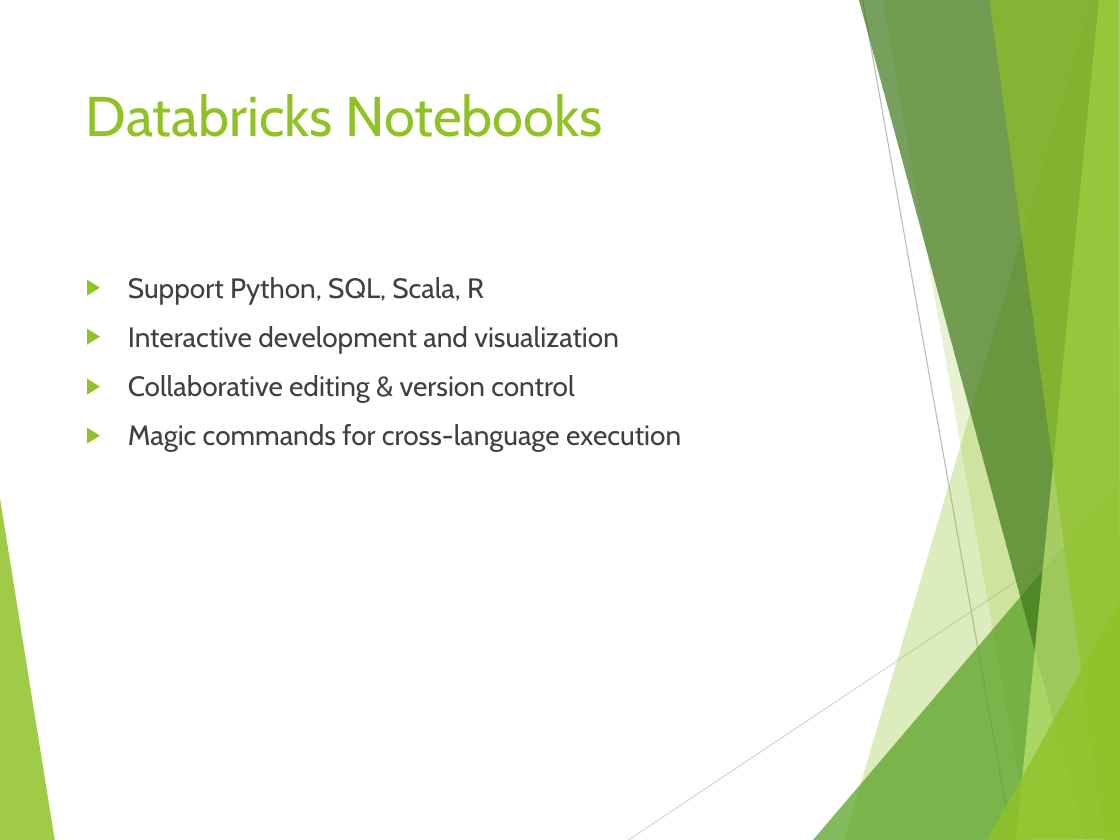
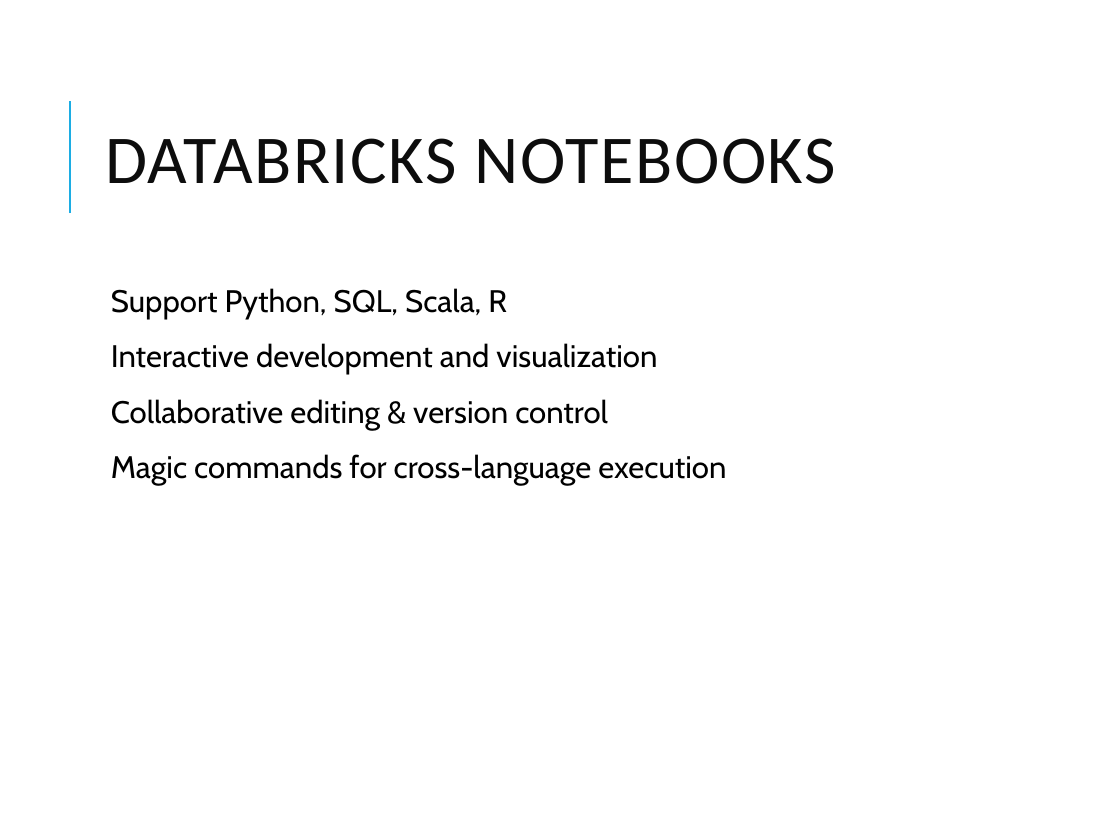
Before and after one commit to vivek1570/DE-Content-WithSnowflakes, a slide deck: slide 6 of Week-1/Day-5/Databricks_Lakehouse_Overview.pptx (slide 5 before the commit). Drawn at 1120x840 pixels with LibreOffice and Linux fonts; fonts in the diff are those of the drawing. Boxes give left, top, right and bottom in pixels: in the first picture for what was removed or moved away, otherwise in the second. Text is boxed around its words. In the diff, an @@ line names an element or a change of style, - is before the commit and + after.

```diff
--- a/Week-1/Day-5/Databricks_Lakehouse_Overview.pptx
+++ b/Week-1/Day-5/Databricks_Lakehouse_Overview.pptx
@@ title "DATABRICKS NOTEBOOKS" at (105, 138, 836, 184): vertical alignment top to middle @@
@@ line added from (69, 213) to (69, 101), #1CADE4 1.5 pt @@
@@ title at (105, 138, 836, 184): text changed; size 36 to 44 pt; font Cabin to Calibri; text colour #90C226 to #0D0D0D @@
-Databricks Notebooks
+DATABRICKS NOTEBOOKS
@@ text "Support Python, SQL, Scala, R": place and size @@
-text "Support Python, SQL, Scala, R" at (128, 277, 681, 452)
+text "Support Python, SQL, Scala, R" at (111, 288, 726, 486)
@@ text "Support Python, SQL, Scala, R" at (111, 288, 726, 486): size 18 to 20 pt, text colour #404040 to #000000; bullet ▶ to  ; line spacing 1 to 0.9; more space between paragraphs; bullet colour #90C226 to #1CADE4 @@
@@ group removed at (0, 0, 1120, 840): 8 freeform shapes, 2 lines @@
```
Also in this commit, not shown: 9 other slides changed, 1 slide added, 16 other files.
